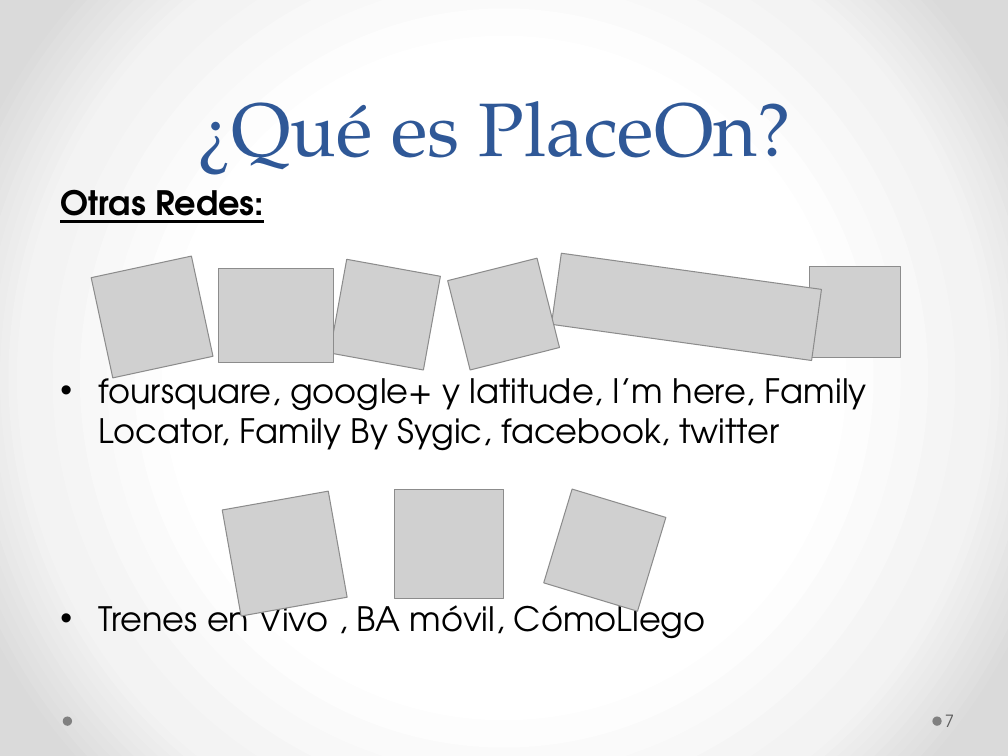
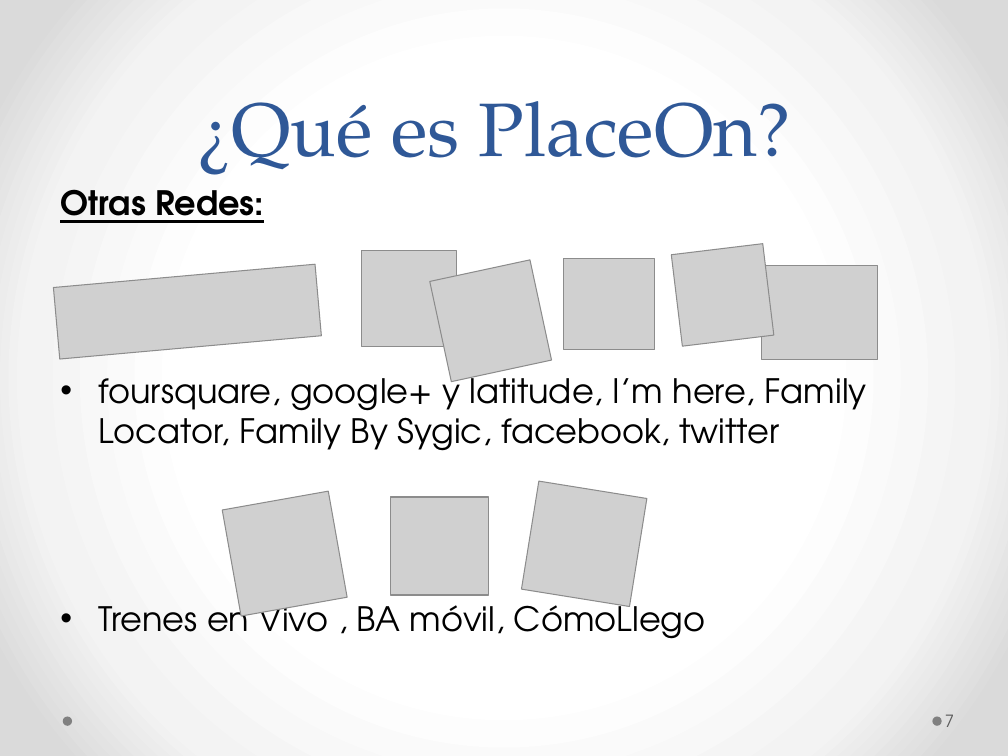
Before and after one commit to ygd182/placeon, a slide deck: slide 7 of Informes/PlaceOn.pptx. Drawn at 1008x756 pixels with LibreOffice and Linux fonts; fonts in the diff are those of the drawing; grey boxes stand for pictures. Boxes give left, top, right and bottom in pixels: in the first picture for what was removed or moved away, otherwise in the second. Text is boxed around its words. In the diff, an @@ line names an element or a change of style, - is before the commit and + after.

```diff
--- a/Informes/PlaceOn.pptx
+++ b/Informes/PlaceOn.pptx
@@ picture at box(54, 265, 322, 359): rotation 7 to 354 degrees @@
@@ picture at box(361, 251, 456, 346): rotation 10 to 0 degrees @@
@@ picture: place and size @@
-picture at box(91, 256, 213, 379)
+picture at box(430, 260, 552, 382)
@@ picture: place and size @@
-picture at box(809, 267, 900, 358)
+picture at box(563, 259, 654, 350)
@@ picture at box(671, 244, 773, 346): rotation 345 to 353 degrees @@
@@ picture: place and size @@
-picture at box(219, 268, 334, 362)
+picture at box(762, 265, 877, 359)
@@ picture at box(390, 497, 488, 595): rotation 16 to 0 degrees @@
@@ picture at box(521, 481, 647, 607): rotation 0 to 9 degrees @@
```
Also in this commit, not shown: 4 other slides changed.
